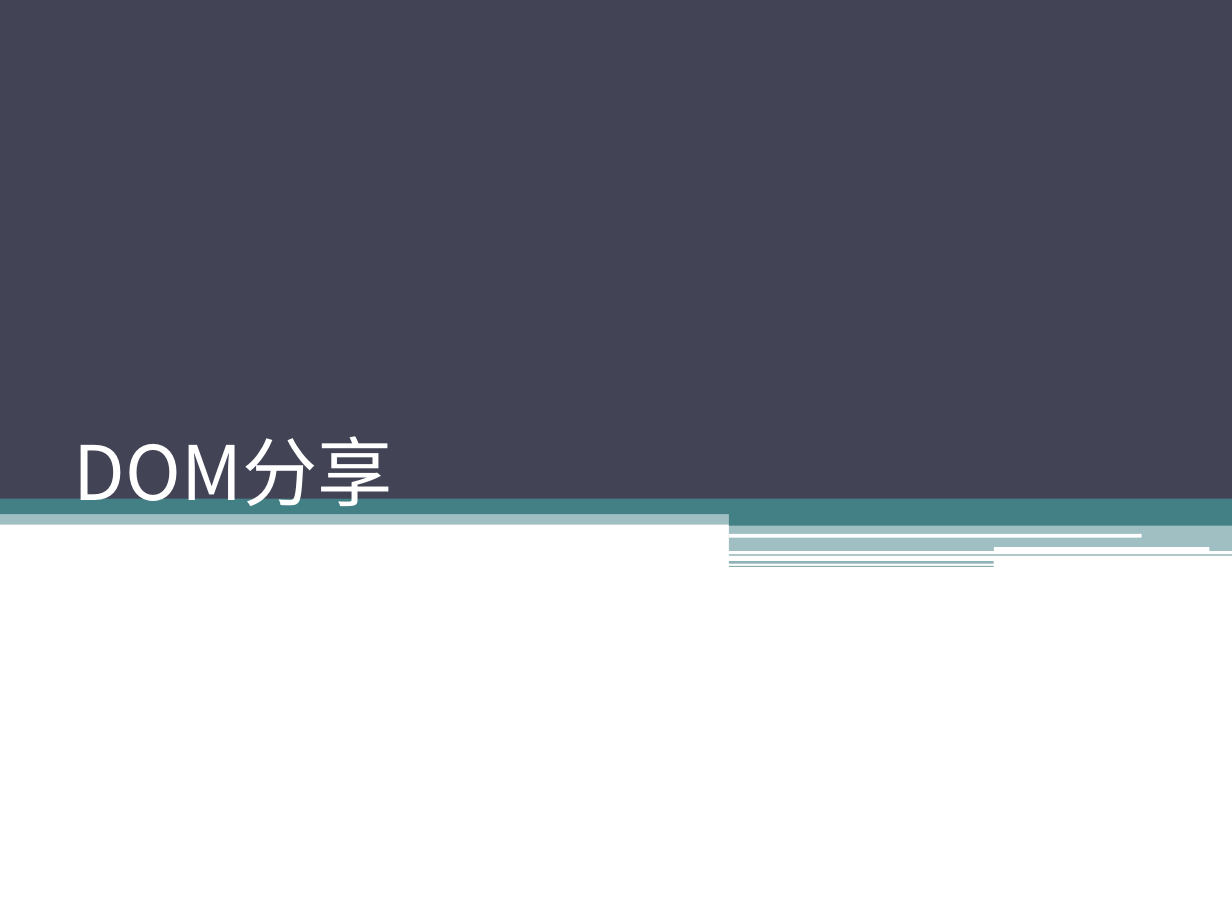
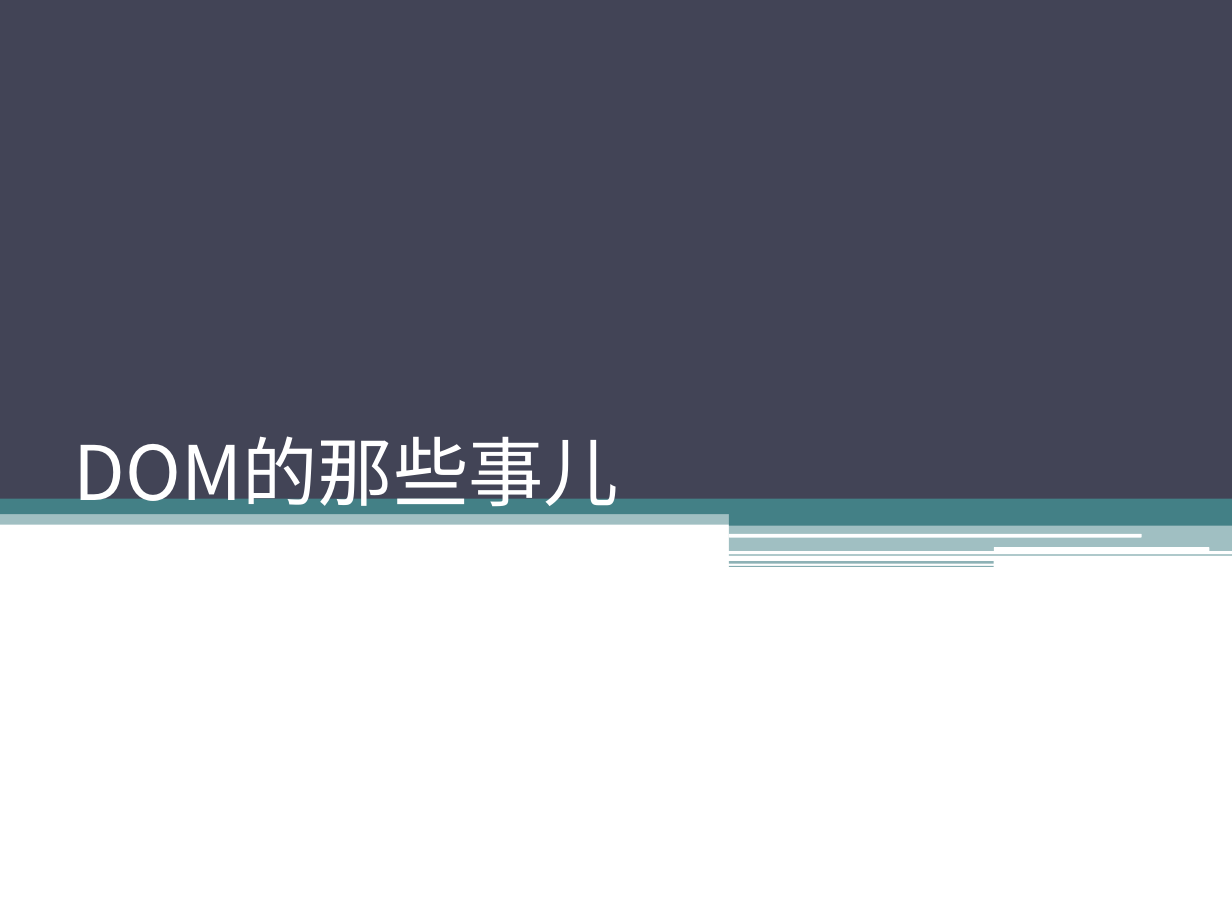
Before and after one commit to sophiazzw/Front_Library, a slide deck: slide 1 of manipulation.pptx. Drawn at 1232x924 pixels with LibreOffice and Linux fonts; fonts in the diff are those of the drawing. Boxes give left, top, right and bottom in pixels: in the first picture for what was removed or moved away, otherwise in the second. Text is boxed around its words. In the diff, an @@ line names an element or a change of style, - is before the commit and + after.

```diff
--- a/manipulation.pptx
+++ b/manipulation.pptx
@@ title at [74, 436, 619, 519]: text changed @@
-DOM分享
+DOM的那些事儿
```
Also in this commit, not shown: 4 other slides changed.
